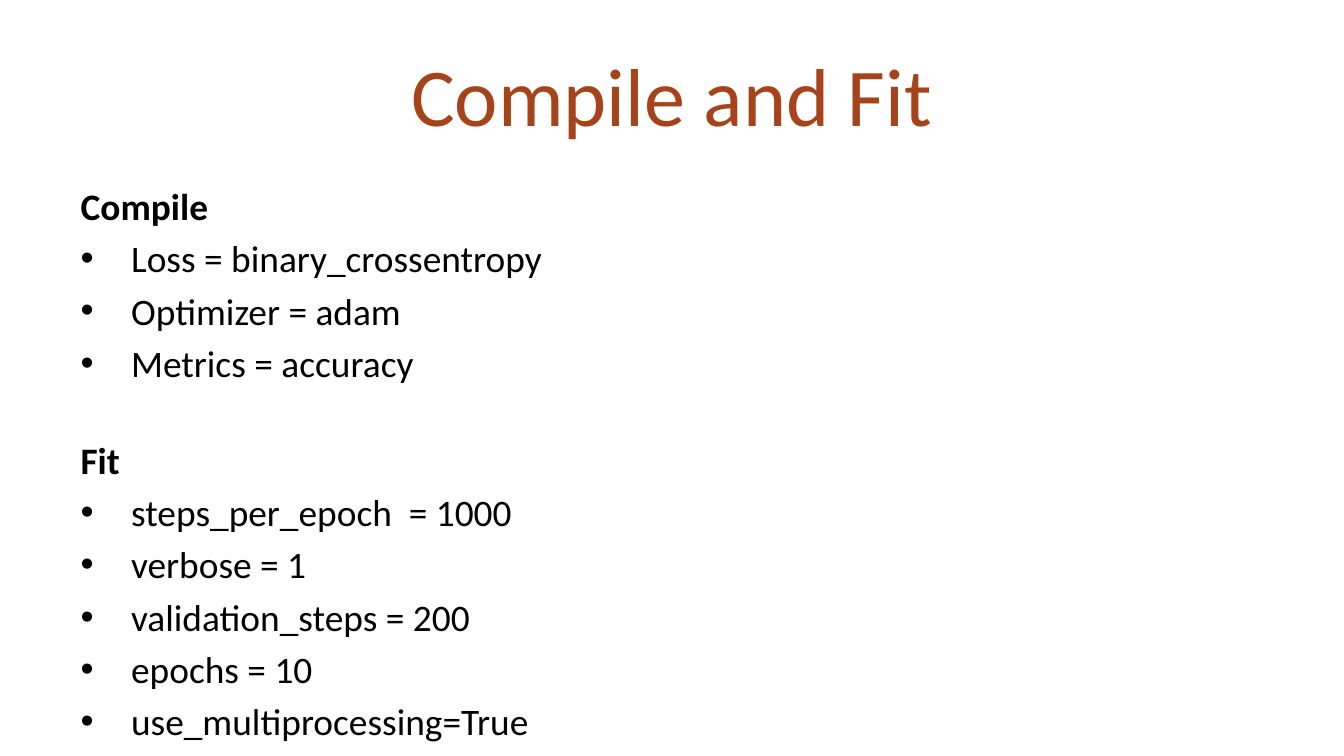
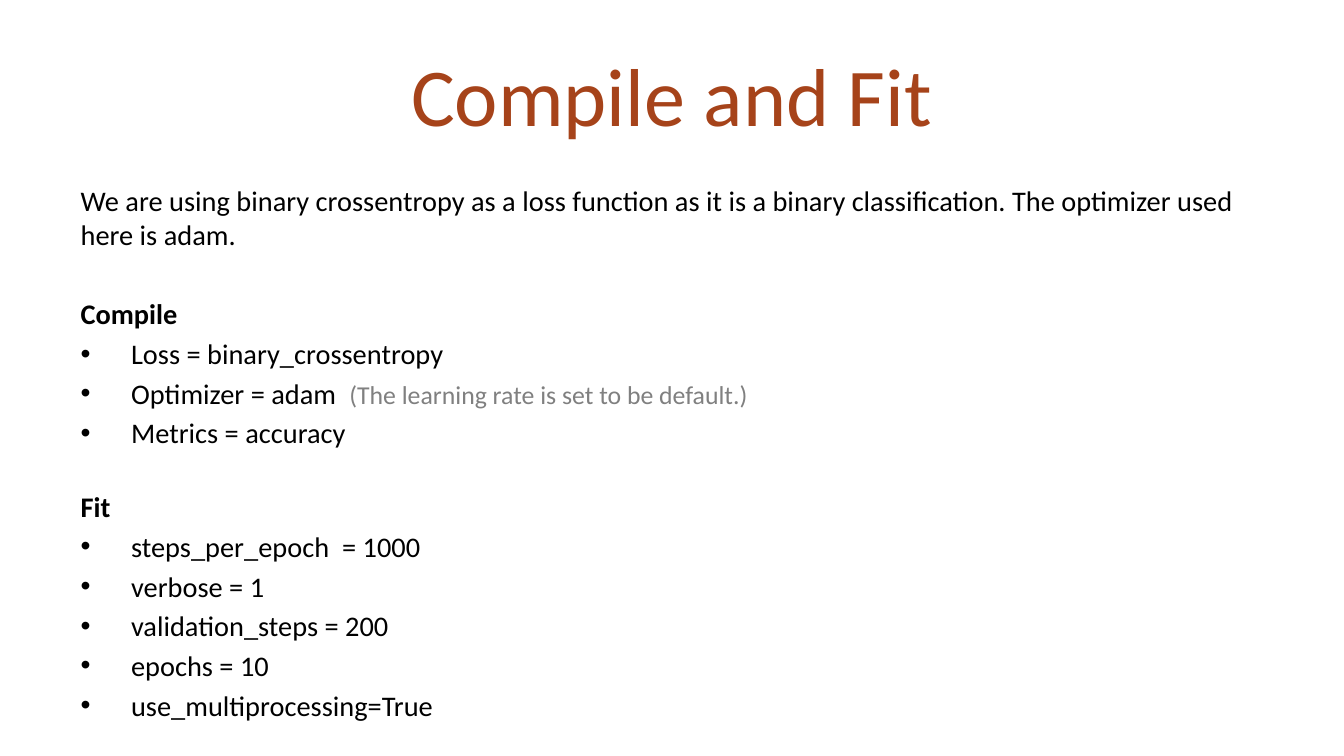
Before and after one commit to vaibhagarwal/Projects, a slide deck: slide 12 of Image_Classifcation_keras/Malaria_prediction_Presentation.pptx. Drawn at 1344x756 pixels with LibreOffice and Linux fonts; fonts in the diff are those of the drawing. Boxes give left, top, right and bottom in pixels: in the first picture for what was removed or moved away, otherwise in the second. Text is boxed around its words. In the diff, an @@ line names an element or a change of style, - is before the commit and + after.

```diff
--- a/Image_Classifcation_keras/Malaria_prediction_Presentation.pptx
+++ b/Image_Classifcation_keras/Malaria_prediction_Presentation.pptx
@@ text at [81,191,1232,246]: paragraph added @@
+We are using binary crossentropy as a loss function as it is a binary classification. The optimizer used here is adam.
@@ text at [81,304,443,681]: size 20 to 15.2 pt in "Compile", "Loss = binary_crossentropy", "Metrics = accuracy", "Fit" and 5 more places @@
@@ text at [131,384,747,409]: text changed; size 20 to 13.8 pt; text colour #000000 to #808080 @@
-• Optimizer = adam
+• Optimizer = adam (The learning rate is set to be default.)
```
Also in this commit, not shown: 8 other slides changed, 1 slide added, 1 slide removed, 1 other file.
